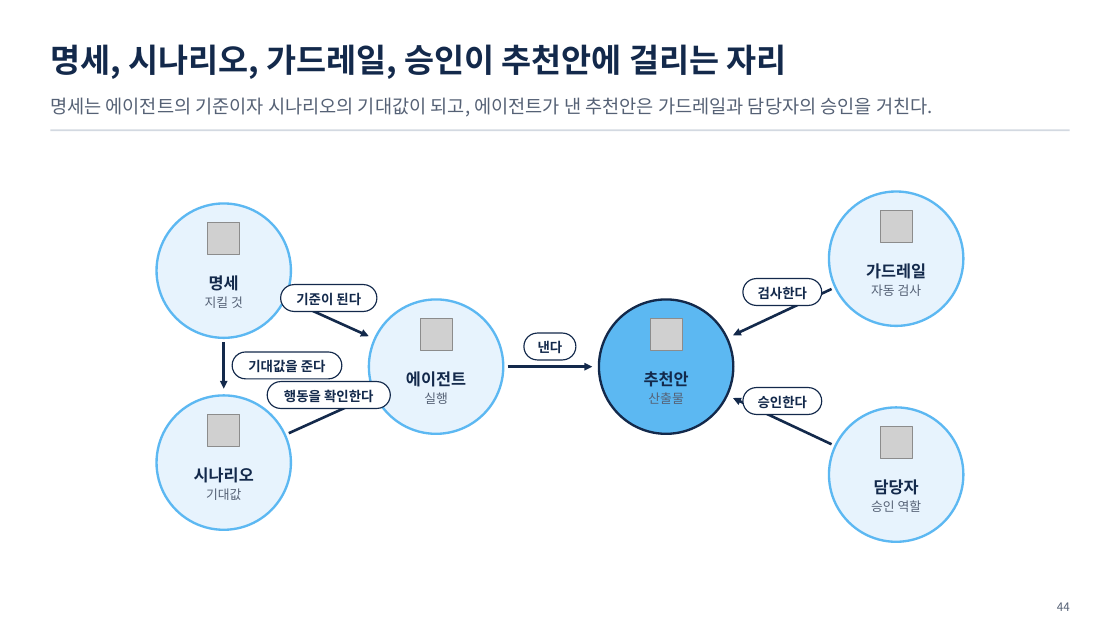
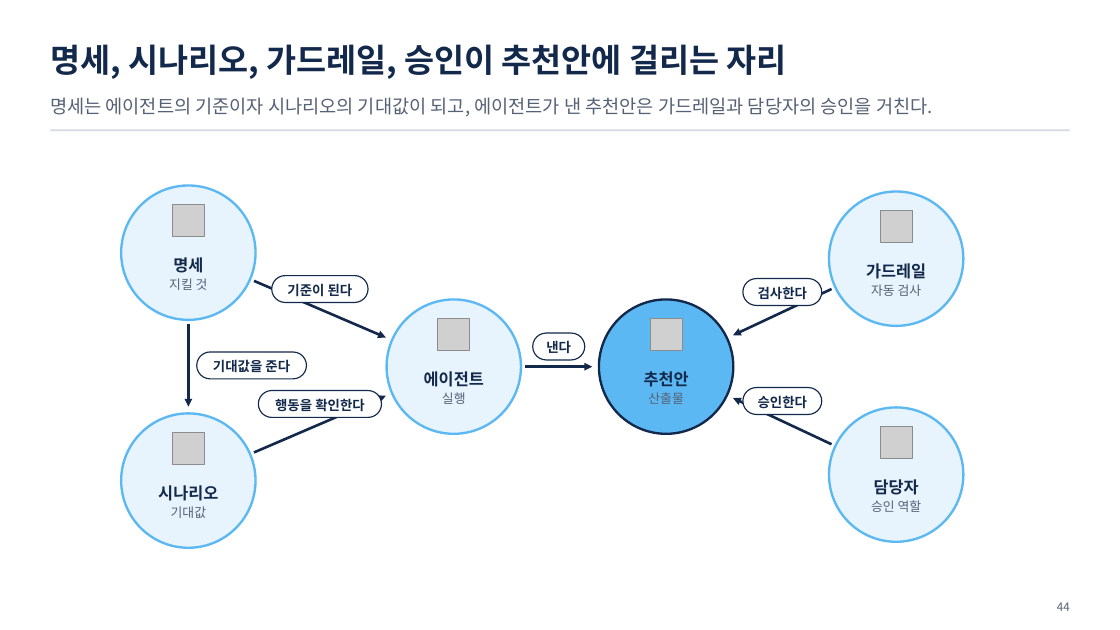
Before and after one commit to uengine-oss/hyd-iot-edu, a slide deck: slide 44 of docs/교재/실전반_오프라인/06회차/실전반_오프라인_06회차.pptx. Drawn at 1120x630 pixels with LibreOffice and Linux fonts; fonts in the diff are those of the drawing; grey boxes stand for pictures. Boxes give left, top, right and bottom in pixels: in the first picture for what was removed or moved away, otherwise in the second. Text is boxed around its words. In the diff, an @@ line names an element or a change of style, - is before the commit and + after.

```diff
--- a/docs/교재/실전반_오프라인/06회차/실전반_오프라인_06회차.pptx
+++ b/docs/교재/실전반_오프라인/06회차/실전반_오프라인_06회차.pptx
@@ ellipse: place and size @@
-ellipse at bbox=[156, 203, 291, 338]
+ellipse at bbox=[121, 186, 255, 320]
@@ picture: place and size @@
-picture at bbox=[208, 223, 239, 255]
+picture at bbox=[172, 204, 204, 236]
@@ text "명세": place and size @@
-text "명세" at bbox=[205, 275, 243, 308]
+text "명세" at bbox=[169, 257, 208, 290]
@@ arrow moved from (289, 300) - (369, 336) to (254, 281) - (386, 338) @@
@@ text "기준이 된다": place and size @@
-text "기준이 된다" at bbox=[296, 292, 361, 306]
+text "기준이 된다" at bbox=[287, 283, 353, 297]
@@ rounded rectangle: place and size @@
-rounded rectangle at bbox=[281, 285, 377, 312]
+rounded rectangle at bbox=[272, 276, 369, 302]
@@ ellipse: place and size @@
-ellipse at bbox=[369, 299, 503, 434]
+ellipse at bbox=[386, 299, 521, 434]
@@ arrow moved from (223, 342) - (223, 389) to (188, 324) - (188, 407) @@
@@ picture: place and size @@
-picture at bbox=[420, 318, 452, 350]
+picture at bbox=[438, 318, 470, 350]
@@ text "기대값을 준다": place and size @@
-text "기대값을 준다" at bbox=[248, 359, 326, 373]
+text "기대값을 준다" at bbox=[213, 359, 290, 373]
@@ rounded rectangle: place and size @@
-rounded rectangle at bbox=[232, 352, 342, 379]
+rounded rectangle at bbox=[197, 352, 307, 379]
@@ text "에이전트": place and size @@
-text "에이전트" at bbox=[406, 371, 466, 404]
+text "에이전트" at bbox=[424, 371, 484, 404]
@@ text "낸다": place and size @@
-text "낸다" at bbox=[538, 340, 563, 354]
+text "낸다" at bbox=[546, 340, 571, 354]
@@ rounded rectangle: place and size @@
-rounded rectangle at bbox=[524, 333, 576, 360]
+rounded rectangle at bbox=[533, 333, 585, 360]
@@ arrow moved from (507, 367) - (592, 367) to (525, 367) - (592, 367) @@
@@ ellipse: place and size @@
-ellipse at bbox=[156, 396, 291, 530]
+ellipse at bbox=[121, 413, 255, 548]
@@ arrow moved from (289, 434) - (369, 397) to (254, 453) - (386, 396) @@
@@ text "행동을 확인한다": place and size @@
-text "행동을 확인한다" at bbox=[284, 389, 373, 403]
+text "행동을 확인한다" at bbox=[275, 398, 364, 412]
@@ rounded rectangle: place and size @@
-rounded rectangle at bbox=[267, 381, 391, 408]
+rounded rectangle at bbox=[259, 391, 382, 418]
@@ picture: place and size @@
-picture at bbox=[208, 414, 239, 446]
+picture at bbox=[172, 433, 204, 465]
@@ text "시나리오": place and size @@
-text "시나리오" at bbox=[194, 467, 254, 500]
+text "시나리오" at bbox=[158, 485, 218, 518]
```
Also in this commit, not shown: 11 other slides changed, 32 other files.
